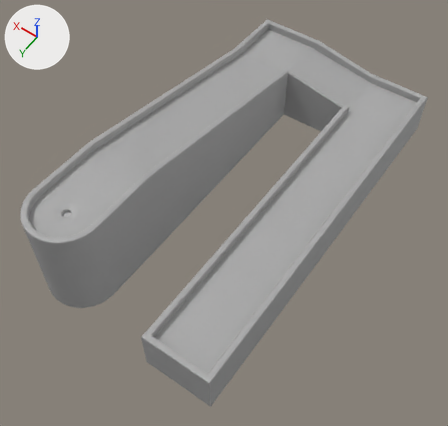
Before and after pictures for a commit that changed the FBX model Assets/3D Models/Trou5.fbx.
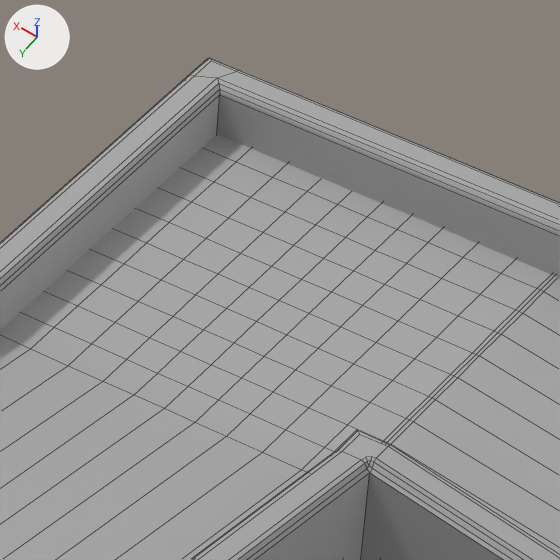
Each version is shown whole from a 50 mm lens placed at (-22.28, 22.96, 16.43), pointed at (-13.46, 10.61, -2.97), then close up on the part from 54% to 70% of the width and 3% to 20% of the height. The axes (+X, +Y, +Z) are drawn at upper left. The lights are the same throughout. The close-ups show mesh edges as thin lines. Where no turn or scale is listed for an object, it has been applied to the vertices.

In view in the first close-up: 'contour', 'sol'.
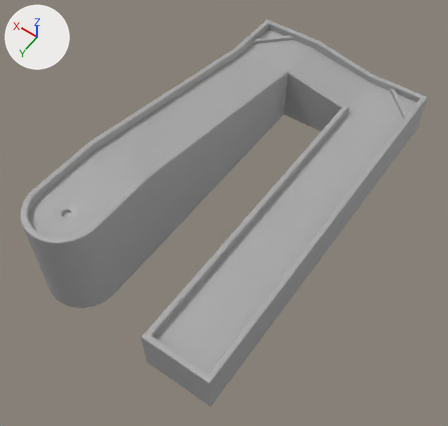
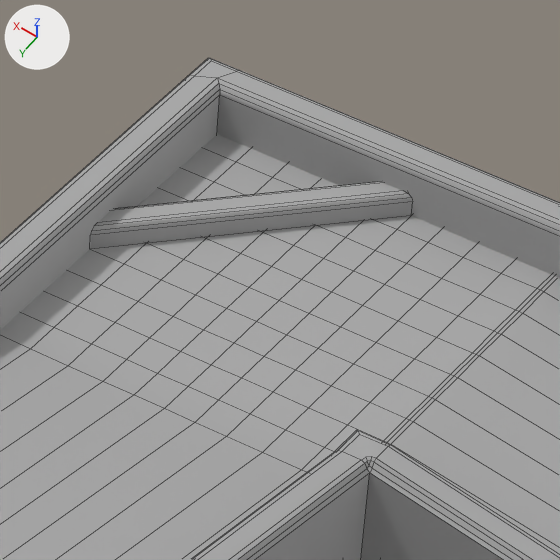
What differs and where, as boxes [x1, y1, x2, y2] in the close-ups (560 x 560 px):
'bumper2', added: after [90, 182, 412, 249]

The change, as a list of edits to the scene's bpy script:
```text
Add me_mesh_001_1:
    me_mesh_001_1.from_pydata(...)  # 20 vertices, 18 faces; spans x -0.78..0.78, y -0.78..0.78, z -0.08..0.08
    me_mesh_001_1.materials.append(mat_standardsurface1)  # grey #aaaaaa
Add ob_bumper2:
    ob_bumper2 = bpy.data.objects.new('bumper2', me_mesh_001_1)
    ob_bumper2.location = (-9.91, 1.733, -1.582)
```
